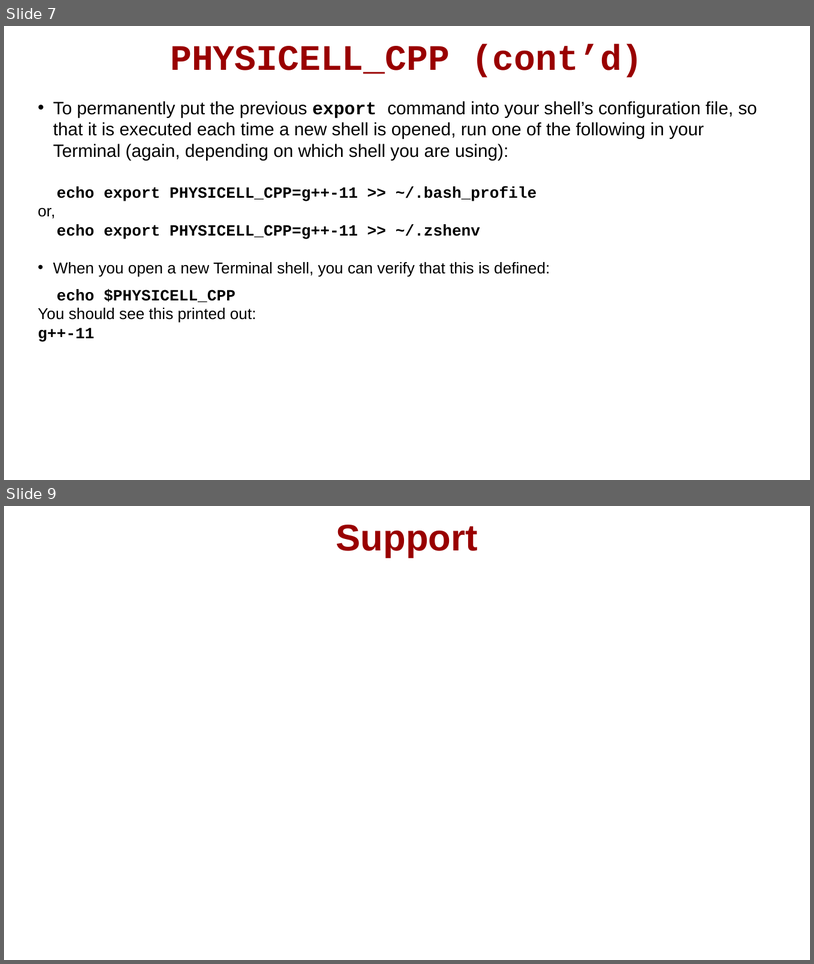
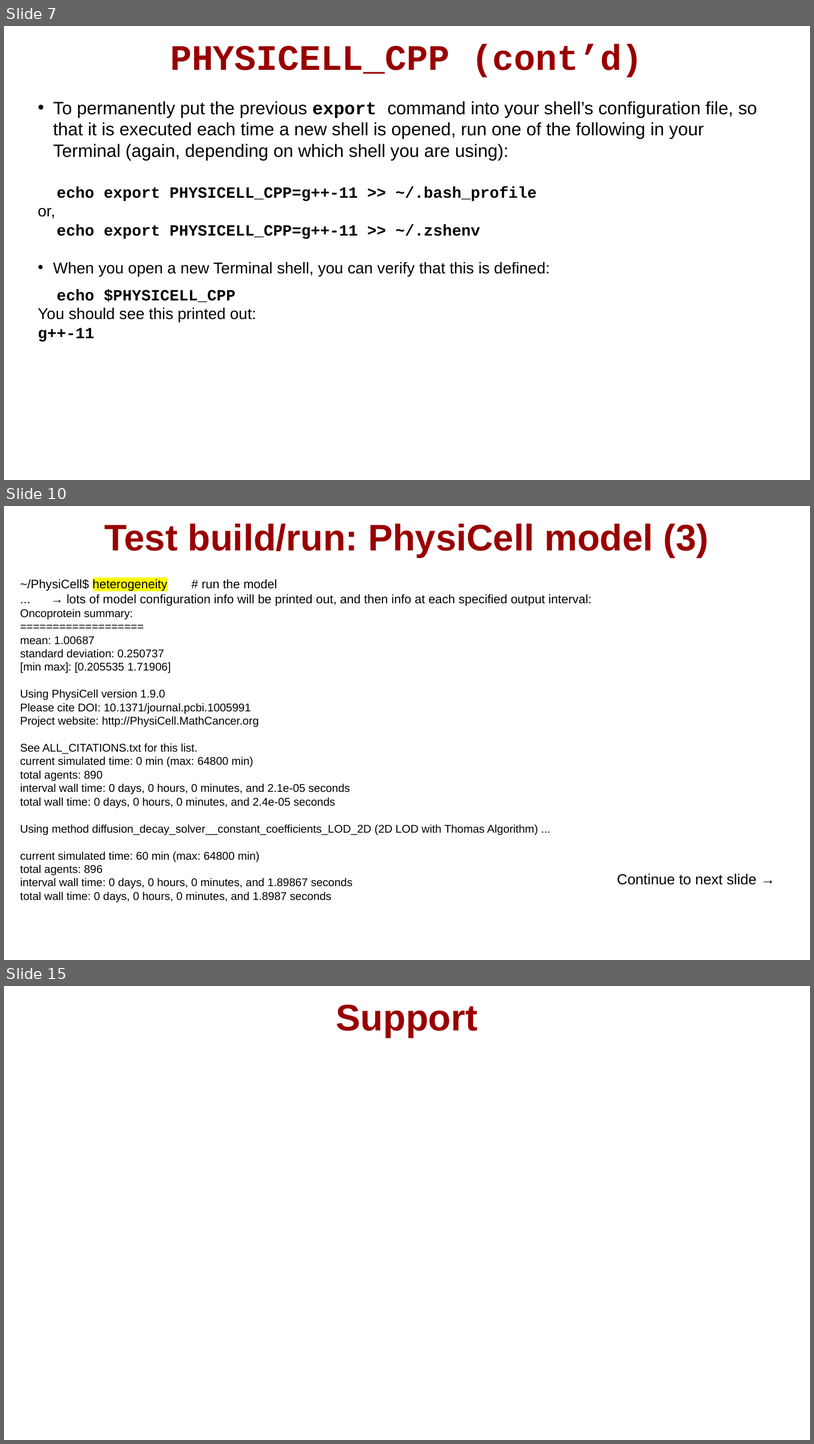
Before and after one commit to physicell-training/ws2021, a slide deck: pptx_source/PhysiCell_ws2021_macOS_setup.pptx. Shown one above the other, each under a label of ours: slides 7 and 9 before the commit, slides 7, 10 and 15 after it; the slides between them are not shown. The pictures are 814x964 and 814x1444 pixels, drawn with LibreOffice and Linux fonts; fonts in the diff are those of the drawing; background and template pictures are left out. Boxes give left, top, right and bottom in pixels: in the first picture for what was removed or moved away, otherwise in the second. Text is boxed around its words. In the diff, an @@ line names an element or a change of style, - is before the commit and + after.

```diff
--- a/pptx_source/PhysiCell_ws2021_macOS_setup.pptx
+++ b/pptx_source/PhysiCell_ws2021_macOS_setup.pptx
@@ slide 10 added at (4,506,810,960), background #FFFFFF @@
@@ title added at (105,523,709,558), 33 pt, text #990000, bold @@
+Test build/run: PhysiCell model (3)
@@ text added at (20,579,592,902), 10 pt, text #000000 @@
+~/PhysiCell$ heterogeneity # run the model
+... → lots of model configuration info will be printed out, and then info at each specified output interval:
+Oncoprotein summary:
+===================
+mean: 1.00687
+standard deviation: 0.250737
+[min max]: [0.205535 1.71906]
+Using PhysiCell version 1.9.0
+Please cite DOI: 10.1371/journal.pcbi.1005991
+Project website: http://PhysiCell.MathCancer.org
+See ALL_CITATIONS.txt for this list.
+current simulated time: 0 min (max: 64800 min)
+total agents: 890
+interval wall time: 0 days, 0 hours, 0 minutes, and 2.1e-05 seconds
+total wall time: 0 days, 0 hours, 0 minutes, and 2.4e-05 seconds
+Using method diffusion_decay_solver__constant_coefficients_LOD_2D (2D LOD with Thomas Algorithm) ...
+current simulated time: 60 min (max: 64800 min)
+total agents: 896
+interval wall time: 0 days, 0 hours, 0 minutes, and 1.89867 seconds
+total wall time: 0 days, 0 hours, 0 minutes, and 1.8987 seconds
@@ text added at (617,873,757,885), 13 pt, text #000000 @@
+Continue to next slide →
@@ what was slide 9 is now slide 15 @@
```
Also in this commit, not shown: 1 slide changed, 5 other slides added.
